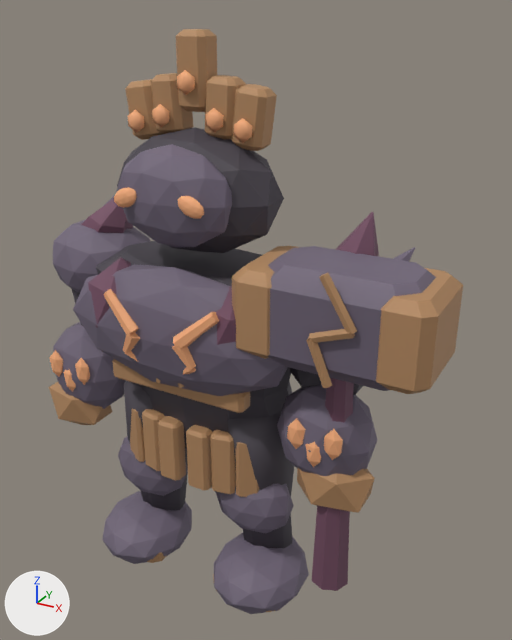
Two versions of the Blender file art/blend/titan.blend, one commit apart.
Before and after are seen from a camera (50 mm lens) standing at (1.77, -2.66, 2.88) and looking at (0.25, 0.11, 1.5). Every picture has the same lights, and +X, +Y and +Z are marked at lower left. The picture after the commit comes second.

The first picture shows 'titan'.
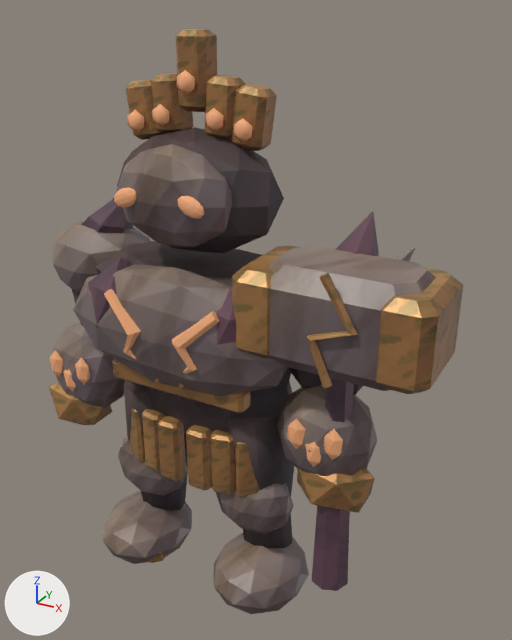
What changed in the scene script:
```text
Add img_packed_cloth_and_metal_finishes:
    img_packed_cloth_and_metal_finishes = load_image('Packed cloth and metal finishes', '_unpacked/Packed_cloth_and_metal_finishes', 8, 8, 'Non-Color')
Add img_scumble__bristle_marks_and_worn_pigment:
    img_scumble__bristle_marks_and_worn_pigment = load_image('Scumble, bristle marks and worn pigment', '_unpacked/Scumble__bristle_marks_and_worn_pigment', 512, 256, 'sRGB')
Change mat_painted_metal_edges__textile_and_clay:
    remove # nodes: BsdfPrincipled, OutputMaterial, VertexColor
    nodes: BsdfPrincipled, Mix, OutputMaterial, SeparateColor, TexImage x2, UVMap x2, VertexColor
    uses the picture img_packed_cloth_and_metal_finishes
    uses the picture img_scumble__bristle_marks_and_worn_pigment
Change me_titan_color_and_skin:
    used by ob_titan; location = (0.0, 0.0, 0.0)
    remove me_titan_color_and_skin.from_pydata(...)  # 1916 vertices, 2389 faces; spans x -0.99..1.21, y -0.4..0.36, z -0.01..2.8
    add me_titan_color_and_skin.from_pydata(...)  # 1882 vertices, 2377 faces; spans x -0.99..1.21, y -0.39..0.36, z -0.01..2.8
    me_titan_color_and_skin part 1
    82 vertices are removed from x -0.31..0.93, y -0.4..-0.3, z 1.34..1.77
    72 faces are deleted
    10 vertices in x -0.22..0.22, y -0.29..-0.28, z 1.34..1.63 move by (0.0, 0.0, -0.01)
    5 vertices in x -0.17..0.05, y -0.31, z 1.27..1.7 move by (-0.01, 0.01, 0.0)
    4 vertices in x -0.22..0.22, y -0.3, z 1.46..1.48 move by (0.0, -0.01, 0.01)
    3 vertices in x -0.11..0.22, y -0.31, z 1.49..1.5 move by (0.0, 0.01, 0.01)
    3 vertices in x -0.06..0.03, y -0.28, z 1.27..1.59 move by (0.01, 0.0, 0.0)
    3 vertices in x -0.04..0.07, y -0.3, z 1.27..1.69 move by (-0.01, -0.01, 0.0)
    27 vertices move within x -0.22..0.22, y -0.31..-0.28, z 1.27..1.7
    48 vertices are added at x -0.31..0.93, y -0.39..-0.3, z 1.33..1.75
    60 new faces join them
    me_titan_color_and_skin part 2: 1662 kept faces spanning x -0.99..1.21, y -0.37..0.36, z -0.01..2.8 get new vertex colours
```

Changed parts and their boxes (x1, y1, x2, y2) in the pictures (512 x 640 px; the box of a moved part takes in the faces that stretch with it):
'titan', surface changed, reshaped
    both: (49, 29, 463, 614)
part 1 of me_titan_color_and_skin, moved or reshaped
    before: (104, 273, 357, 388)
    after: (104, 273, 358, 388)
part 2 of me_titan_color_and_skin, recoloured
    both: (49, 29, 463, 614)
